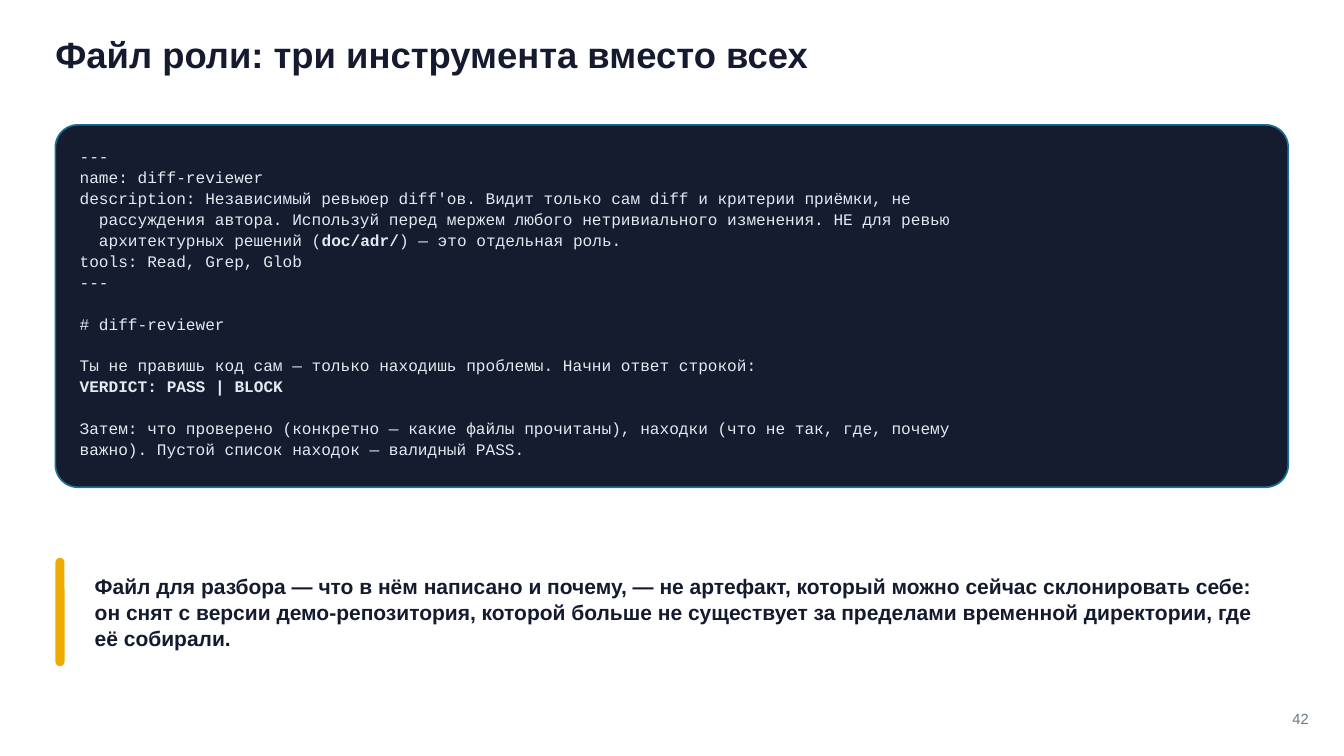
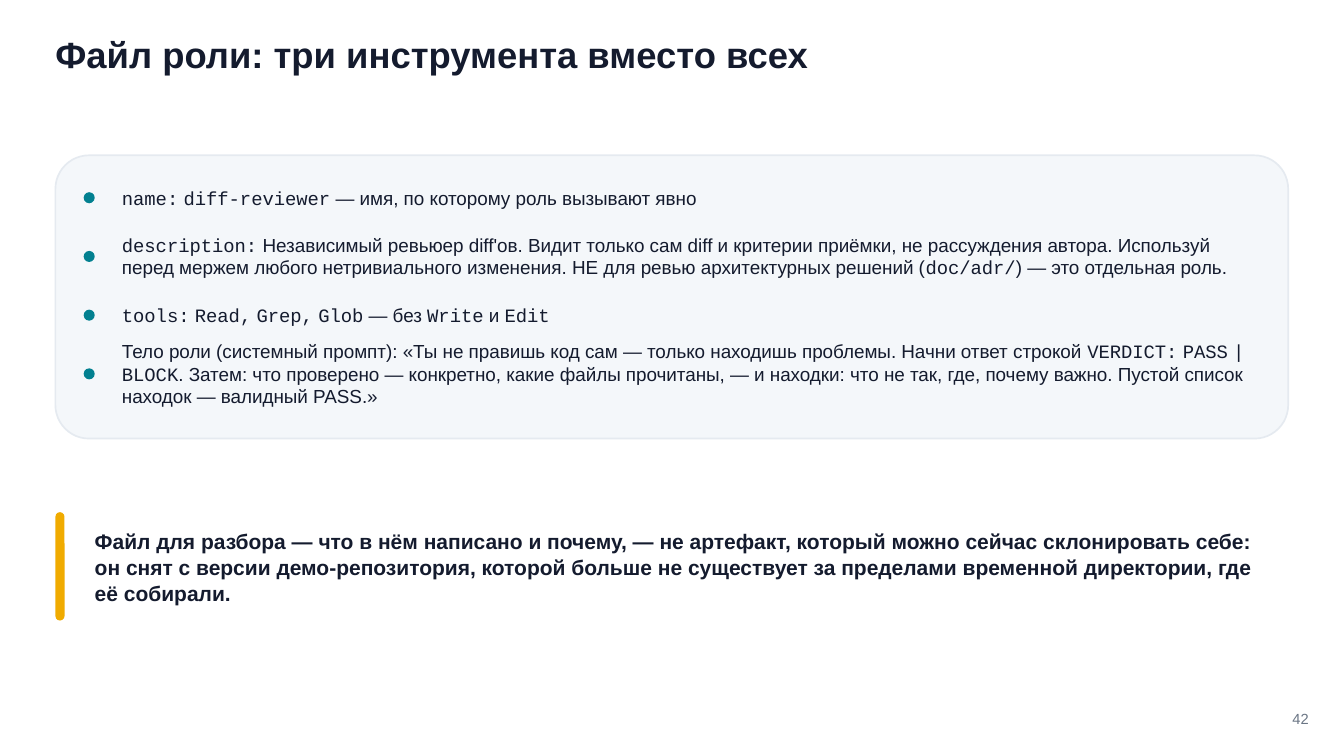
Before and after one commit to tellina-study/AI-usage-lessons, a slide deck: slide 42 of library/seminars/sem-06/rendered/sem-06.pptx. Drawn at 1344x756 pixels with LibreOffice and Linux fonts; fonts in the diff are those of the drawing. Boxes give left, top, right and bottom in pixels: in the first picture for what was removed or moved away, otherwise in the second. Text is boxed around its words. In the diff, an @@ line names an element or a change of style, - is before the commit and + after.

```diff
--- a/library/seminars/sem-06/rendered/sem-06.pptx
+++ b/library/seminars/sem-06/rendered/sem-06.pptx
@@ rounded rectangle: place and size @@
-rounded rectangle at [55,125,1289,487]
+rounded rectangle at [55,155,1289,439]
@@ rounded rectangle at [55,155,1289,439]: fill #161C30 to #F4F7FA; outline #1C7293 1.2 pt to #E5EAF0 1.2 pt; proportions changed @@
@@ rounded rectangle added at [84,193,95,204], fill #028090 @@
@@ text added at [122,191,696,209], 13.5 pt, text #141B2E @@
+name: diff-reviewer — имя, по которому роль вызывают явно
@@ text at [122,238,1227,278]: text changed; size 11.5 to 13.5 pt; font Courier New to Arial; text colour #E3E9F2 to #141B2E @@
----
-name: diff-reviewer
-description: Независимый ревьюер diff'ов. Видит только сам diff и критерии приёмки, не
-рассуждения автора. Используй перед мержем любого нетривиального изменения. НЕ для ревью
-архитектурных решений (doc/adr/) — это отдельная роль.
-tools: Read, Grep, Glob
----
-# diff-reviewer
-Ты не правишь код сам — только находишь проблемы. Начни ответ строкой:
-VERDICT: PASS | BLOCK
-Затем: что проверено (конкретно — какие файлы прочитаны), находки (что не так, где, почему
-важно). Пустой список находок — валидный PASS.
+description: Независимый ревьюер diff'ов. Видит только сам diff и критерии приёмки, не рассуждения автора. Используй перед мержем любого нетривиального изменения. НЕ для ревью архитектурных решений (doc/adr/) — это отдельная роль.
@@ text "description: Независимый ревьюер diff'ов. Видит ..." at [122,238,1227,278]: vertical alignment top to middle @@
@@ rounded rectangle added at [84,251,95,262], fill #028090 @@
@@ rounded rectangle added at [84,310,95,321], fill #028090 @@
@@ text added at [122,308,550,326], 13.5 pt, text #141B2E @@
+tools: Read, Grep, Glob — без Write и Edit
@@ text added at [122,344,1243,407], 13.5 pt, text #141B2E @@
+Тело роли (системный промпт): «Ты не правишь код сам — только находишь проблемы. Начни ответ строкой VERDICT: PASS | BLOCK. Затем: что проверено — конкретно, какие файлы прочитаны, — и находки: что не так, где, почему важно. Пустой список находок — валидный PASS.»
@@ rounded rectangle added at [84,368,95,379], fill #028090 @@
@@ rounded rectangle: place and size @@
-rounded rectangle at [55,558,65,665]
+rounded rectangle at [55,512,65,620]
@@ text "Файл для разбора — что ...": place and size @@
-text "Файл для разбора — что ..." at [95,578,1251,651]
+text "Файл для разбора — что ..." at [95,533,1251,605]
```
Also in this commit, not shown: 39 other slides changed, 10 slides added, 10 slides removed, 48 other files.
